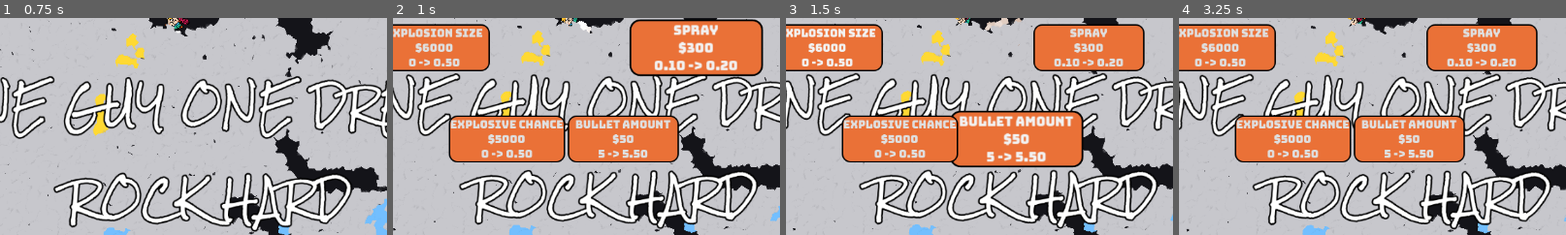
Above: before the commit, frames 1-4 (left to right).
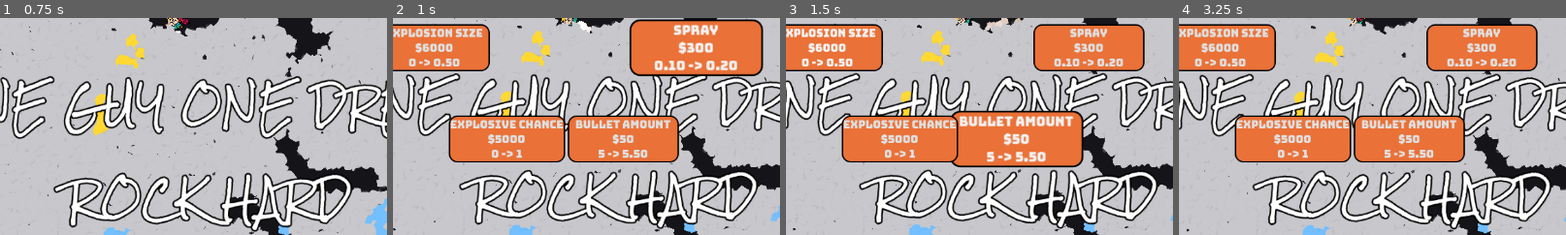
Above: after the commit, the same moments.

Repository: Henk-Studios/1guy1dream-rockhard
Game: Godot game, scene res://scene/main.tscn
The game is run twice, just before and just after one commit, with the same random seed, the same clock (stepped at 60 frames per second) and the same inputs. Sound files missing from this copy of the repository are replaced by a short silence.
Inputs (mouse positions are % of the whole screen's width and height, from its top left):
- Up to frame 1 (0.75 s): tap Enter at 0.5 s; move the mouse to (29, 9) at 0.52 s; press the mouse at (29, 9) at 0.53 s; hold Right (rightjet) from 0.53 s (still down)
- Up to frame 2 (1 s): keep holding Right (rightjet); tap E (shop) at 0.77 s
- Up to frame 3 (1.5 s): move the mouse to (30, 55) at 1.27 s; release Right (rightjet) at 1.28 s; release the mouse at (30, 55) at 1.28 s; hold Down (ui_down) from 1.28 s (still down); click (30, 55) at 1.35 s
- Up to frame 4 (3.25 s): tap E (shop) at 1.52, 3.02 s; move the mouse to (60, 28) at 2.02 s; release Down (ui_down) at 2.03 s; press the mouse at (60, 28) at 2.03 s; hold Right (rightjet) 2.03-2.78 s; move the mouse to (45, 70) at 2.77 s; release the mouse at (45, 70) at 2.78 s; hold Up (ui_up) from 2.78 s (still down); click (45, 70) at 2.85 s
The pictures show only the part of the screen within x 28-78%, y 50-100%; the shares and areas given below are measured in that part.

Frame 1 is identical in both runs. In frame 2, 0.4% of the frame differs, in the area x 22-37%, y 60-65%; in frame 3, 0.4%; in frame 4, 0.4%.

Commit message:
rebalance

Diff:
--- a/1-guy-1-dream-rockhard/script/shop.gd
+++ b/1-guy-1-dream-rockhard/script/shop.gd
@@ -45,13 +45,13 @@
 		"increase": .5,
 		"price": 50,
 		"price_add": 50,
-		"price_mult": 1.5
+		"price_mult": 1.3
 	},
 	"explosive_chance": {
 		"name": "Explosive Chance",
 		"target": "bullet_explosive_chance_level",
 		"value": 0,
-		"increase": .5,
+		"increase": 1,
 		"price": 5000,
 		"price_add": 1000,
 		"price_mult": 1.2
Not shown: 1 places in 1-guy-1-dream-rockhard/scene/main.tscn that only renumber resources
